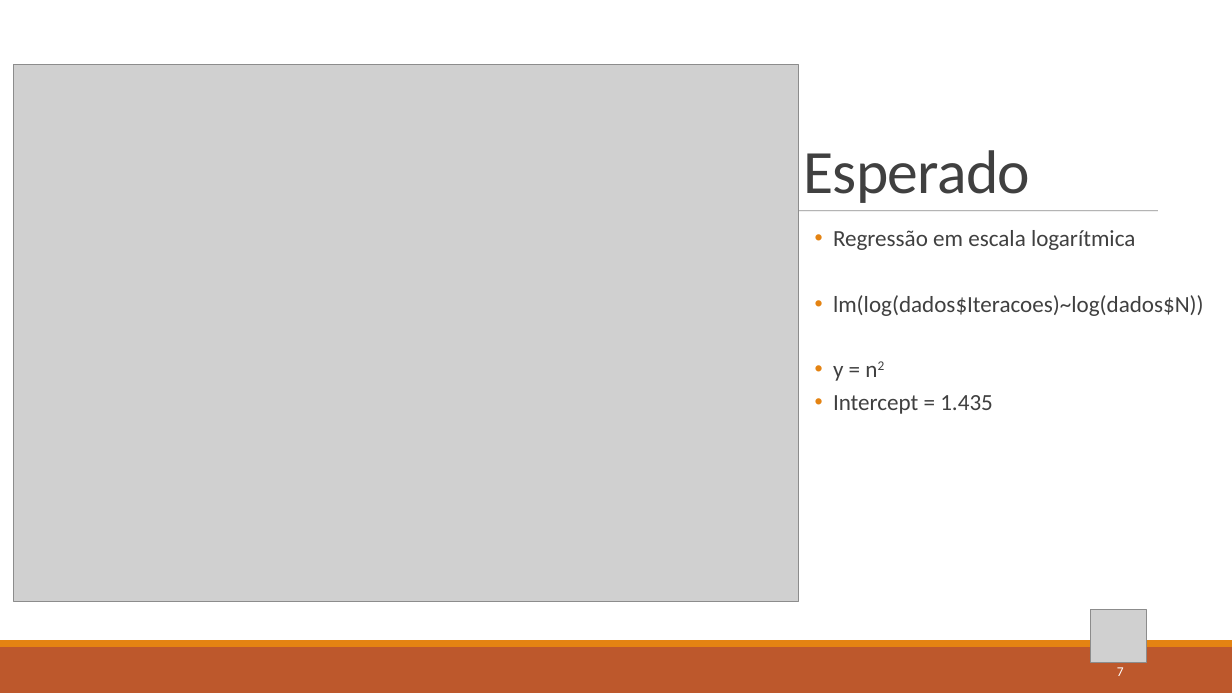
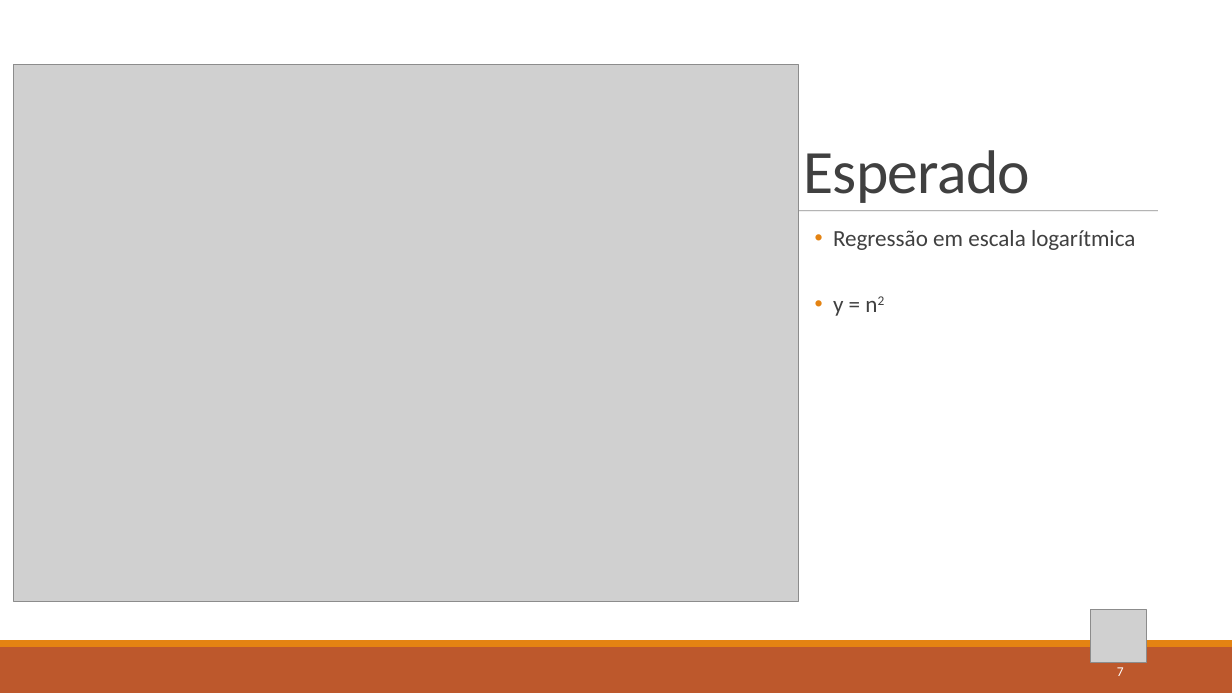
Before and after one commit to BeholderDEV/discretequeensproblem, a slide deck: slide 7 of N-Queens Problem Complexidade.pptx. Drawn at 1232x693 pixels with LibreOffice and Linux fonts; fonts in the diff are those of the drawing; grey boxes stand for pictures. Boxes give left, top, right and bottom in pixels: in the first picture for what was removed or moved away, otherwise in the second. Text is boxed around its words. In the diff, an @@ line names an element or a change of style, - is before the commit and + after.

```diff
--- a/N-Queens Problem Complexidade.pptx
+++ b/N-Queens Problem Complexidade.pptx
@@ text at [833, 295, 1204, 316]: paragraph removed @@
-  • lm(log(dados$Iteracoes)~log(dados$N))
@@ text at [833, 395, 993, 414]: paragraph removed @@
-  • Intercept = 1.435
```
Also in this commit, not shown: 3 other slides changed, 3 slides added, 5 other files.
